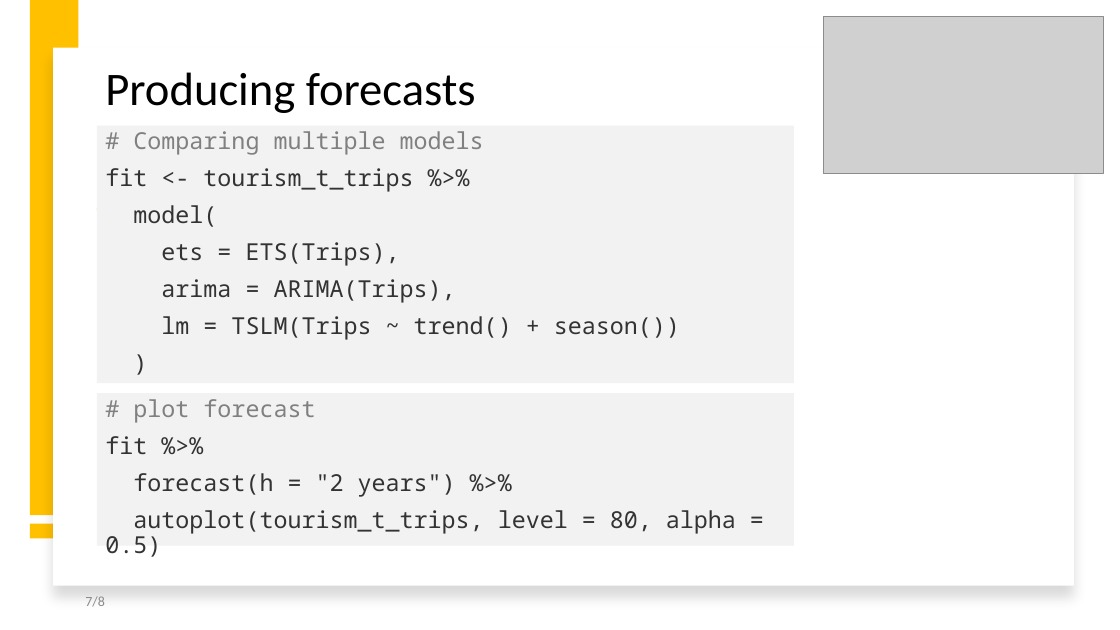
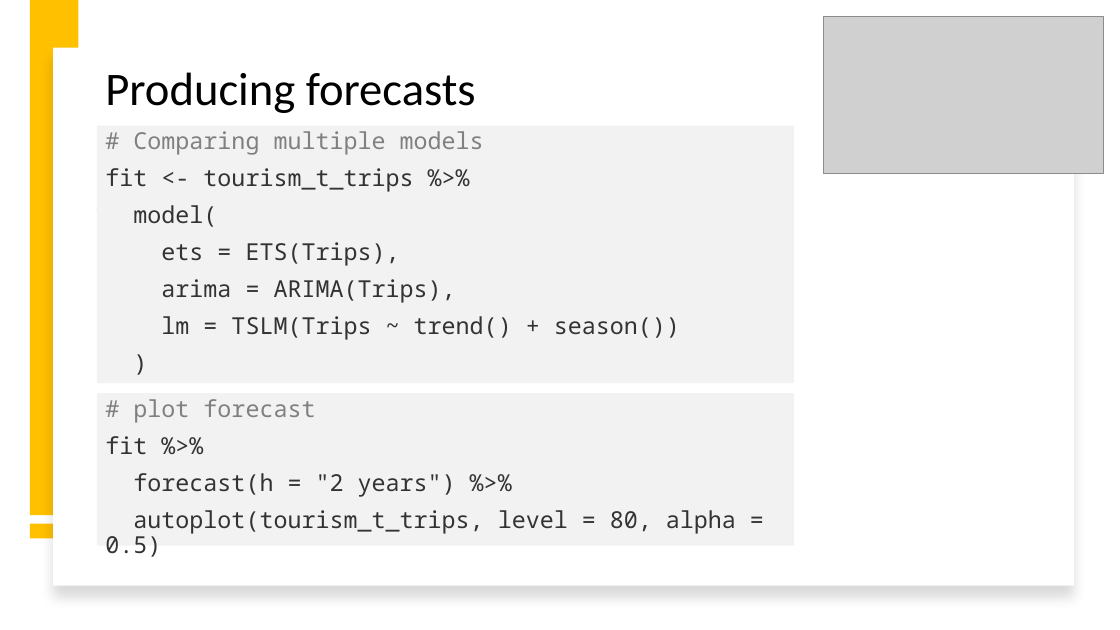
Before and after one commit to intro-to-data-science-22-workshop/-14-temporal-data-with-tsibble-and-fable-Samson-Krafft, a slide deck: slide 8 of tsibble and fable.pptx (slide 7 before the commit). Drawn at 1120x630 pixels with LibreOffice and Linux fonts; fonts in the diff are those of the drawing; grey boxes stand for pictures; background and template pictures are left out. Boxes give left, top, right and bottom in pixels: in the first picture for what was removed or moved away, otherwise in the second. Text is boxed around its words. In the diff, an @@ line names an element or a change of style, - is before the commit and + after.

```diff
--- a/tsibble and fable.pptx
+++ b/tsibble and fable.pptx
@@ page number removed at box(85, 596, 105, 606) @@
-7/8
```
Also in this commit, not shown: 7 other slides changed, 2 slides added.
